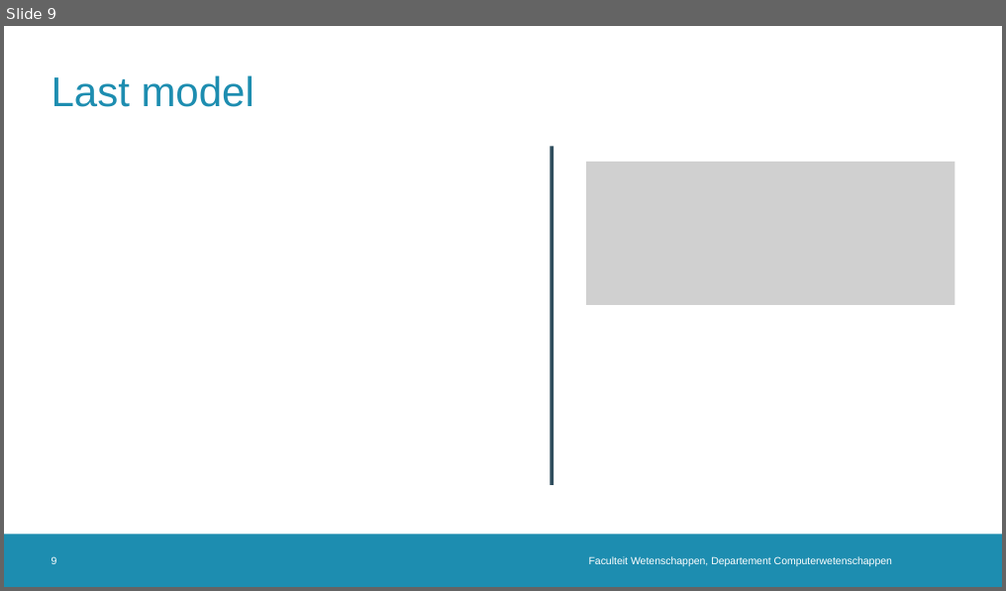
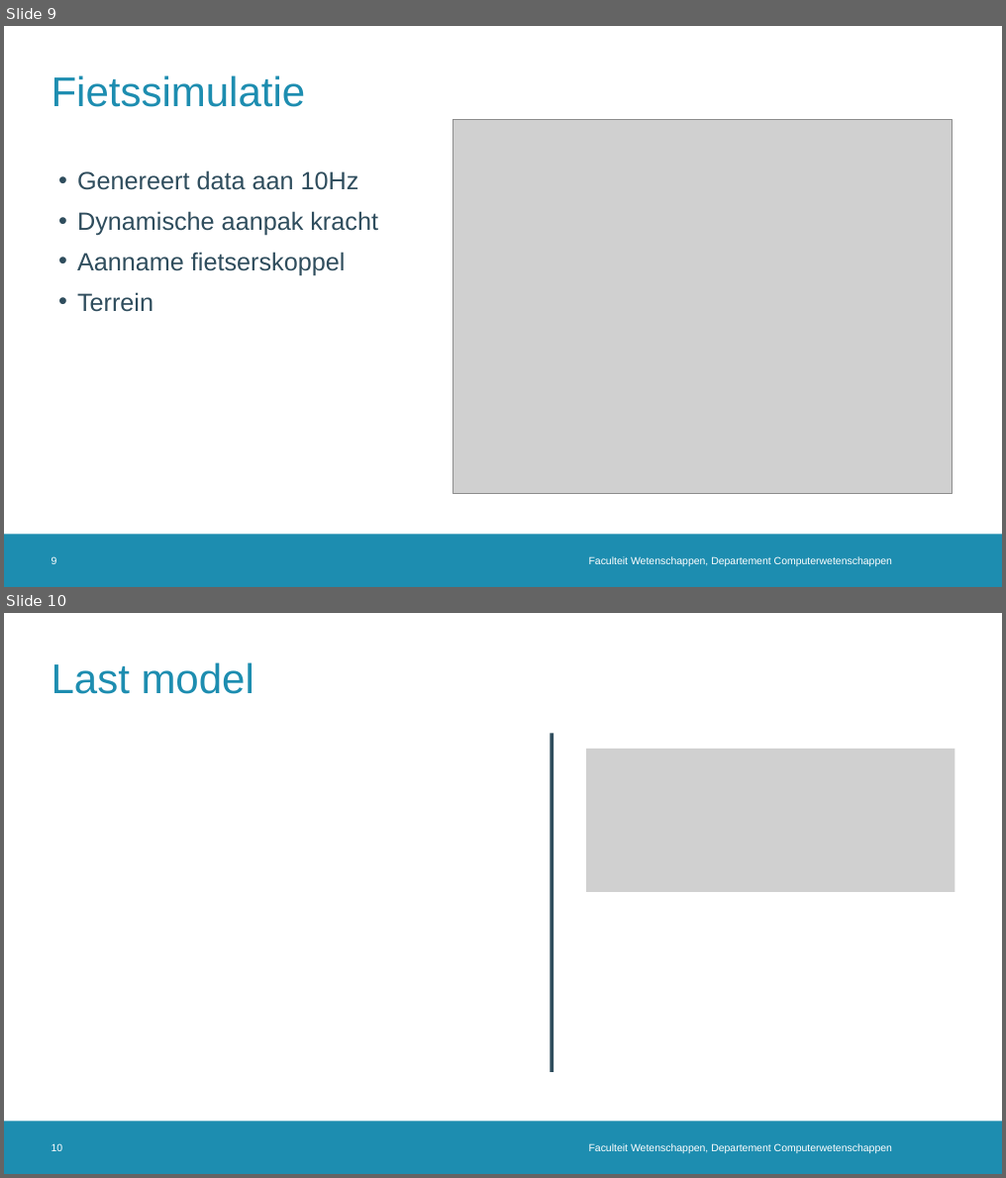
Before and after one commit to TooCools/Masterproef, a slide deck: Real-Time Cadansaanpassing in een Automatische Fietstransmissie2.0.pptx. Shown one above the other, each under a label of ours: slide 9 before the commit, slides 9 and 10 after it. The pictures are 1006x591 and 1006x1178 pixels, drawn with LibreOffice and Linux fonts; fonts in the diff are those of the drawing; grey boxes stand for pictures; background and template pictures are left out. Boxes give left, top, right and bottom in pixels: in the first picture for what was removed or moved away, otherwise in the second. Text is boxed around its words. In the diff, an @@ line names an element or a change of style, - is before the commit and + after.

```diff
--- a/Real-Time Cadansaanpassing in een Automatische Fietstransmissie2.0.pptx
+++ b/Real-Time Cadansaanpassing in een Automatische Fietstransmissie2.0.pptx
@@ slide 9 added at bbox=[4, 26, 1002, 587], background #FFFFFF; not listed: 1 template element that a slide beside it also shows @@
@@ title added at bbox=[52, 76, 306, 107], 40 pt, text #1D8DB0 @@
+Fietssimulatie
@@ picture added at bbox=[453, 120, 952, 494] @@
@@ text added at bbox=[77, 171, 378, 312], 24 pt, text #2F4D5D @@
+• Genereert data aan 10Hz
+• Dynamische aanpak kracht
+• Aanname fietserskoppel
+• Terrein
@@ page number added at bbox=[52, 557, 57, 565], 10 pt, text #FFFFFF @@
+9
@@ text added at bbox=[589, 557, 892, 567], 10 pt, text #FFFFFF @@
+Faculteit Wetenschappen, Departement Computerwetenschappen
@@ what was slide 9 is now slide 10 @@
@@ page number at bbox=[52, 1144, 63, 1152]: text changed @@
-9
+10
```
Also in this commit, not shown: 5 slides changed, 1 other slide added, 12 other files.
